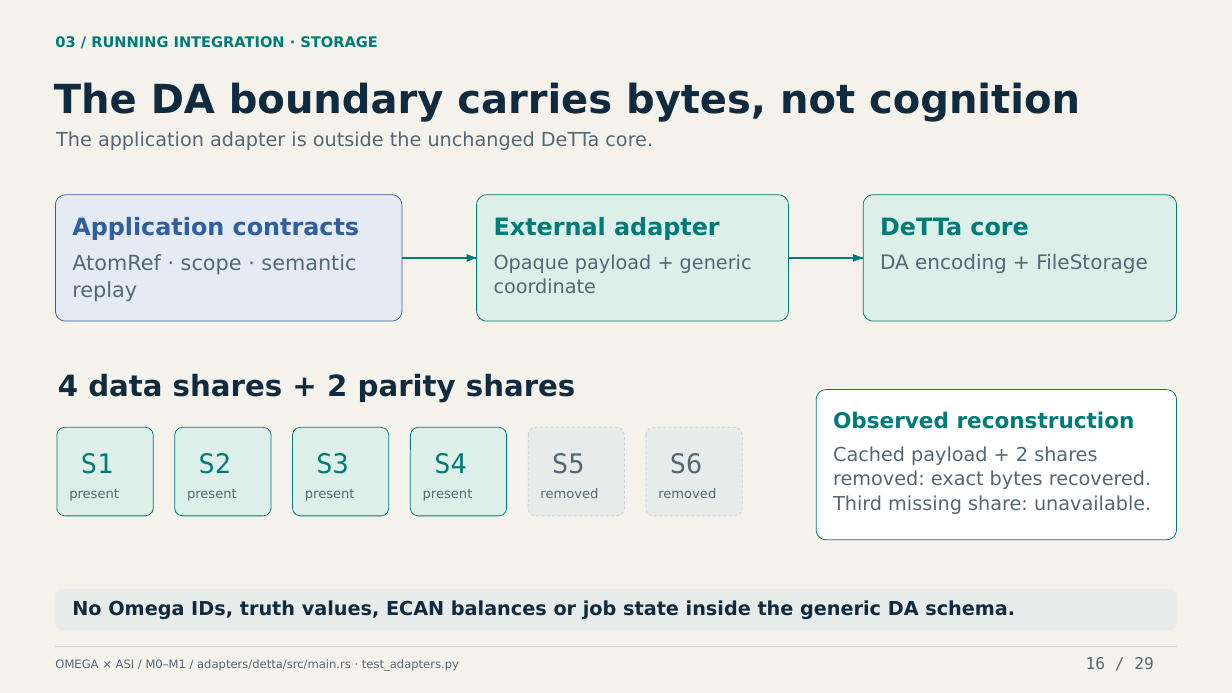
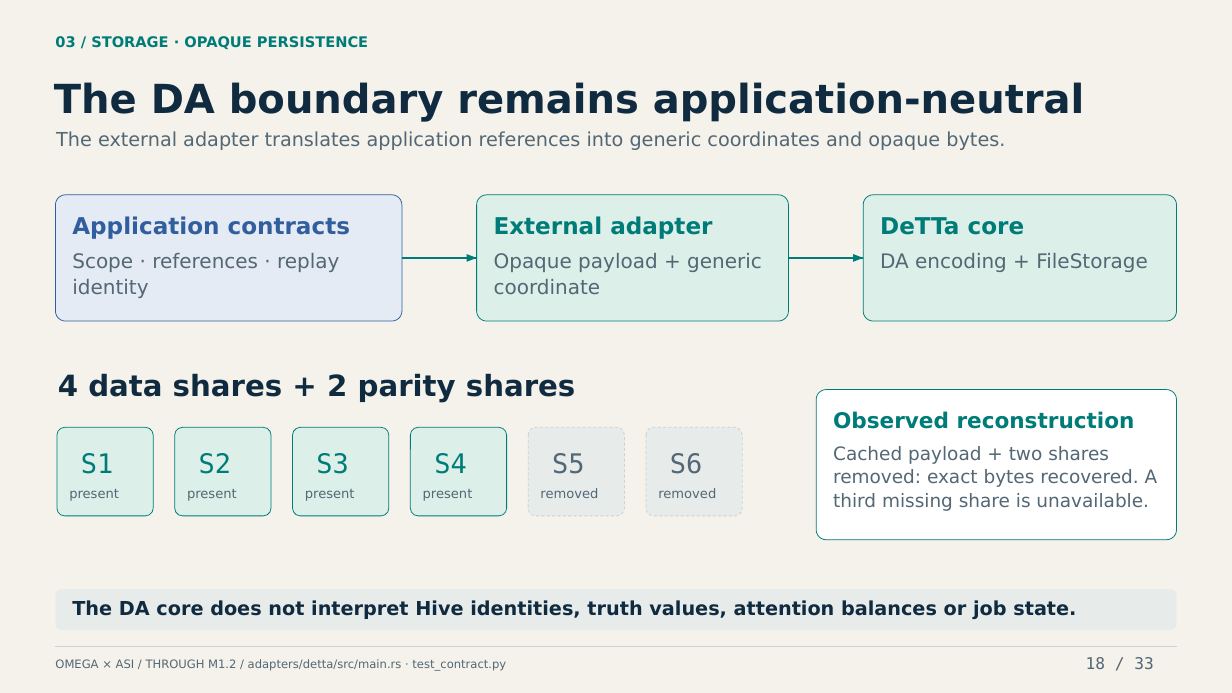
Before and after one commit to machieke/fusion-module-interfaces, a slide deck: slide 18 of docs/presentation/omega-asi-module-interfaces.pptx (slide 16 before the commit). Drawn at 1232x693 pixels with LibreOffice and Linux fonts; fonts in the diff are those of the drawing. Boxes give left, top, right and bottom in pixels: in the first picture for what was removed or moved away, otherwise in the second. Text is boxed around its words. In the diff, an @@ line names an element or a change of style, - is before the commit and + after.

Commit message:
Update conference presentation through M1.2 native Hive integration

```diff
--- a/docs/presentation/omega-asi-module-interfaces.pptx
+++ b/docs/presentation/omega-asi-module-interfaces.pptx
@@ text at box(55, 36, 368, 49): text changed @@
-03 / RUNNING INTEGRATION · STORAGE
+03 / STORAGE · OPAQUE PERSISTENCE
@@ text at box(54, 82, 1084, 122): text changed @@
-The DA boundary carries bytes, not cognition
+The DA boundary remains application-neutral
@@ text at box(56, 131, 1005, 150): text changed @@
-The application adapter is outside the unchanged DeTTa core.
+The external adapter translates application references into generic coordinates and opaque bytes.
@@ size 18.6 to 18 pt in 3 elements at box(72, 216, 350, 239), box(880, 217, 1025, 235), box(494, 216, 712, 239) @@
@@ text at box(72, 253, 339, 272): text changed; size 16.2 to 15.6 pt @@
-AtomRef · scope · semantic
+Scope · references · replay
@@ text "Opaque payload + generic" at box(494, 253, 762, 272): size 15 to 15.6 pt @@
@@ text at box(72, 279, 148, 298): text changed; size 16.2 to 15.6 pt @@
-replay
+identity
@@ text "coordinate" at box(494, 279, 601, 294): size 15 to 15.6 pt @@
@@ text at box(833, 446, 1109, 464): text changed; size 15 to 14.4 pt @@
-Cached payload + 2 shares
+Cached payload + two shares
@@ text at box(833, 469, 1158, 487): text changed; size 15 to 14.4 pt @@
-removed: exact bytes recovered.
+removed: exact bytes recovered. A
@@ text at box(833, 493, 1149, 511): text changed; size 15 to 14.4 pt @@
-Third missing share: unavailable.
+third missing share is unavailable.
@@ text at box(72, 600, 1076, 619): text changed @@
-No Omega IDs, truth values, ECAN balances or job state inside the generic DA schema.
+The DA core does not interpret Hive identities, truth values, attention balances or job state.
@@ text at box(55, 659, 506, 671): text changed @@
-OMEGA × ASI / M0–M1 / adapters/detta/src/main.rs · test_adapters.py
+OMEGA × ASI / THROUGH M1.2 / adapters/detta/src/main.rs · test_contract.py
@@ text at box(1086, 657, 1153, 669): text changed @@
-16 / 29
+18 / 33
```
Also in this commit, not shown: 10 other slides changed, 22 slides added, 18 slides removed, 40 other files.
